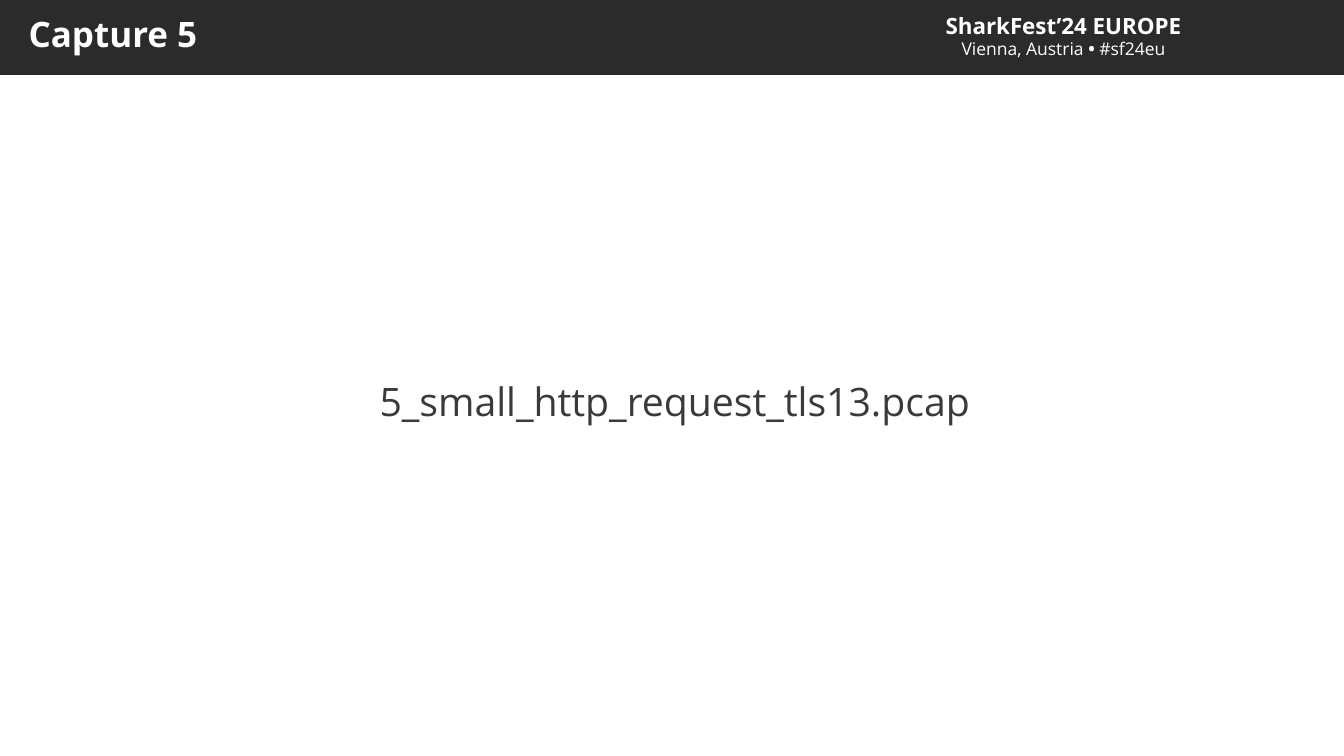
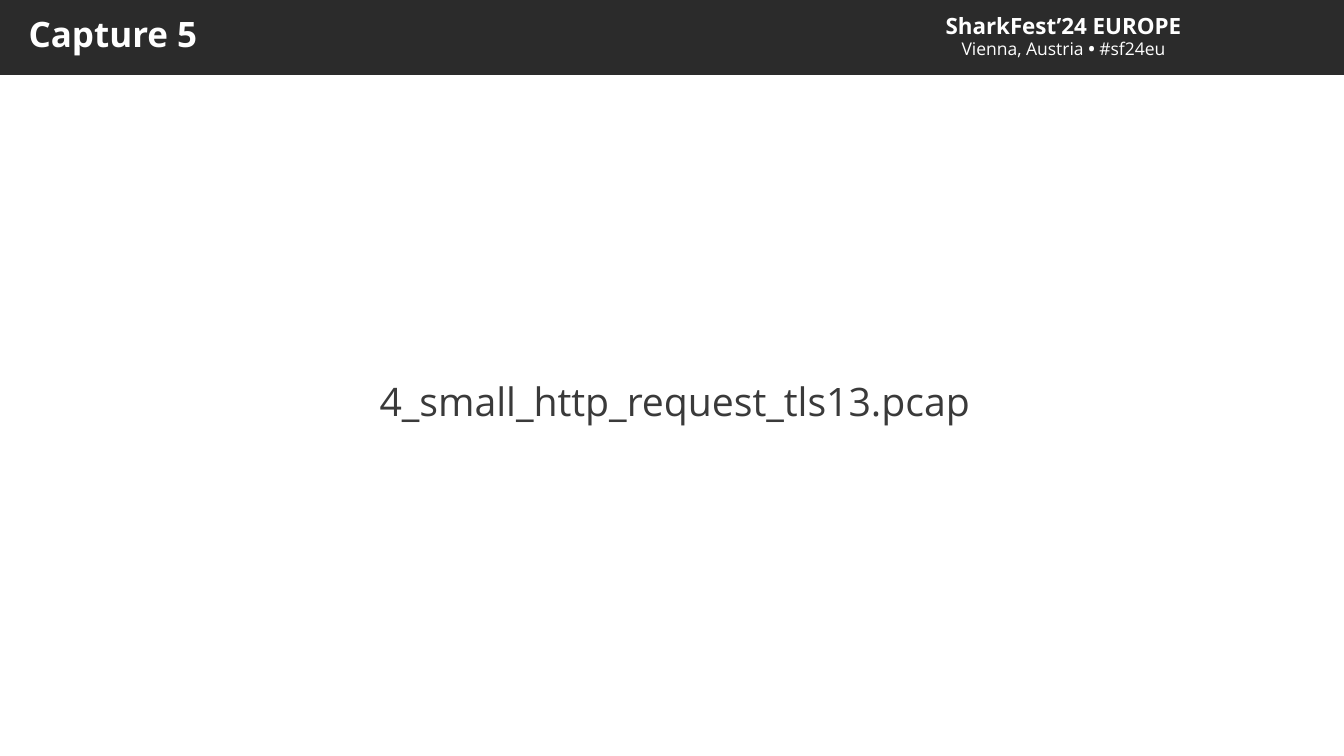
Before and after one commit to je-clark/sf24_eu_server_optimization, a slide deck: slide 24 of PacketGuidedOptimization_Sharkfest2024_EU_JClark.pptx (slide 25 before the commit). Drawn at 1344x756 pixels with LibreOffice and Linux fonts; fonts in the diff are those of the drawing; background and template pictures are left out; a plain dark background stands for a picture behind light text. Boxes give left, top, right and bottom in pixels: in the first picture for what was removed or moved away, otherwise in the second. Text is boxed around its words. In the diff, an @@ line names an element or a change of style, - is before the commit and + after.

Commit message:
updated bbr explanation, removed tcp reno, and swapped in better initcwnd capture

```diff
--- a/PacketGuidedOptimization_Sharkfest2024_EU_JClark.pptx
+++ b/PacketGuidedOptimization_Sharkfest2024_EU_JClark.pptx
@@ text at [380,386,970,426]: text changed @@
-5_small_http_request_tls13.pcap
+4_small_http_request_tls13.pcap
```
Also in this commit, not shown: 4 other slides changed, 1 slide added, 2 slides removed, 10 other files.
